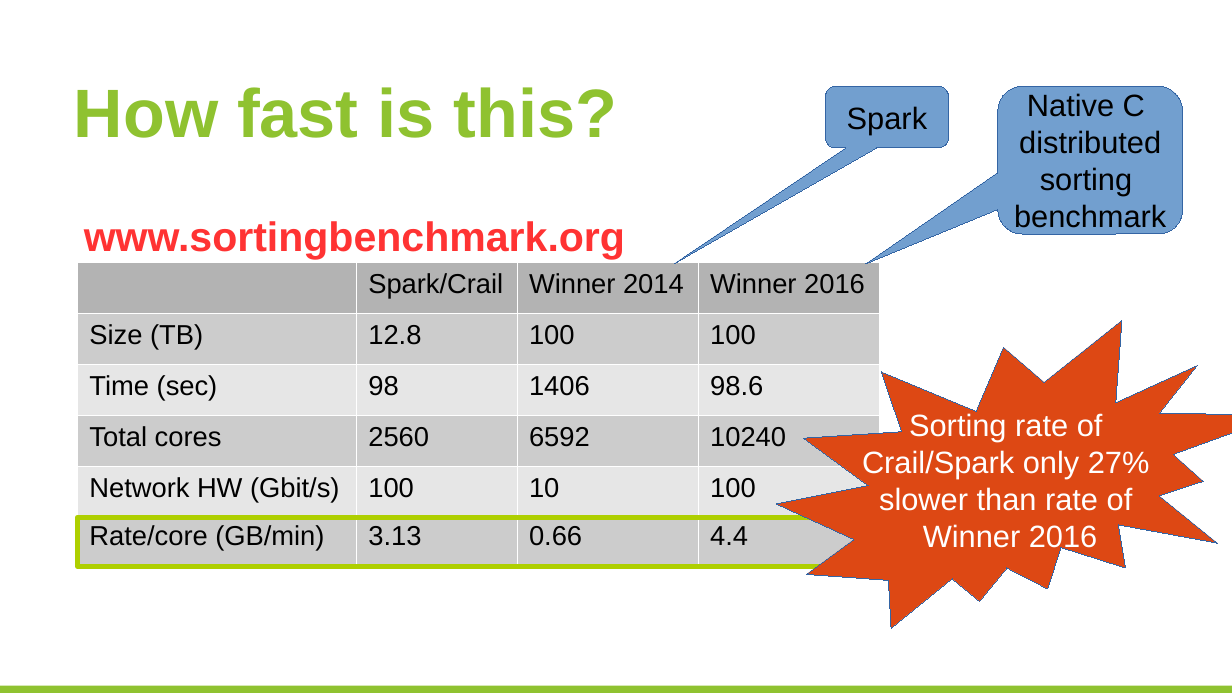
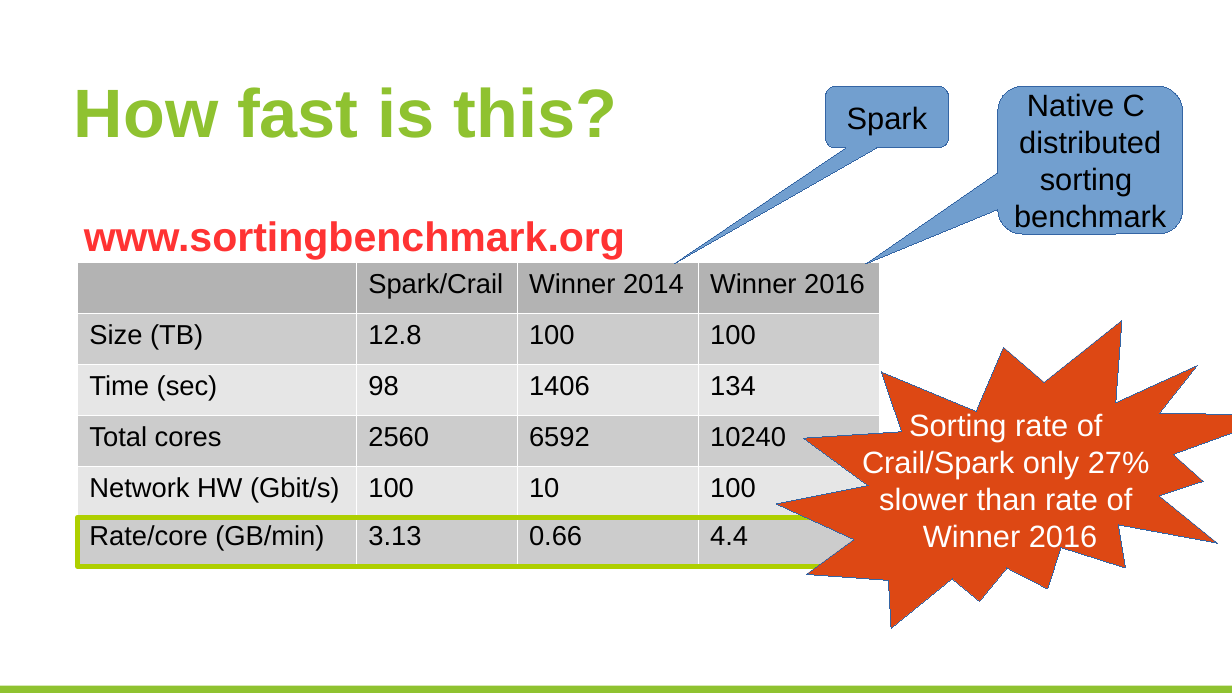
Before and after one commit to huangyibo/spark-summit-17, a slide deck: slide 24 of crail-spark-summit.odp. Drawn at 1232x693 pixels with LibreOffice and Linux fonts; fonts in the diff are those of the drawing; background and template pictures are left out. Boxes give left, top, right and bottom in pixels: in the first picture for what was removed or moved away, otherwise in the second. Text is boxed around its words. In the diff, an @@ line names an element or a change of style, - is before the commit and + after.

```diff
--- a/crail-spark-summit.odp
+++ b/crail-spark-summit.odp
@@ table at [78,262,878,567] @@
-row 3, column 4: 98.6
+row 3, column 4: 134
```
Also in this commit, not shown: 10 other slides changed, 3 slides added, 3 slides removed, 1 other file.
